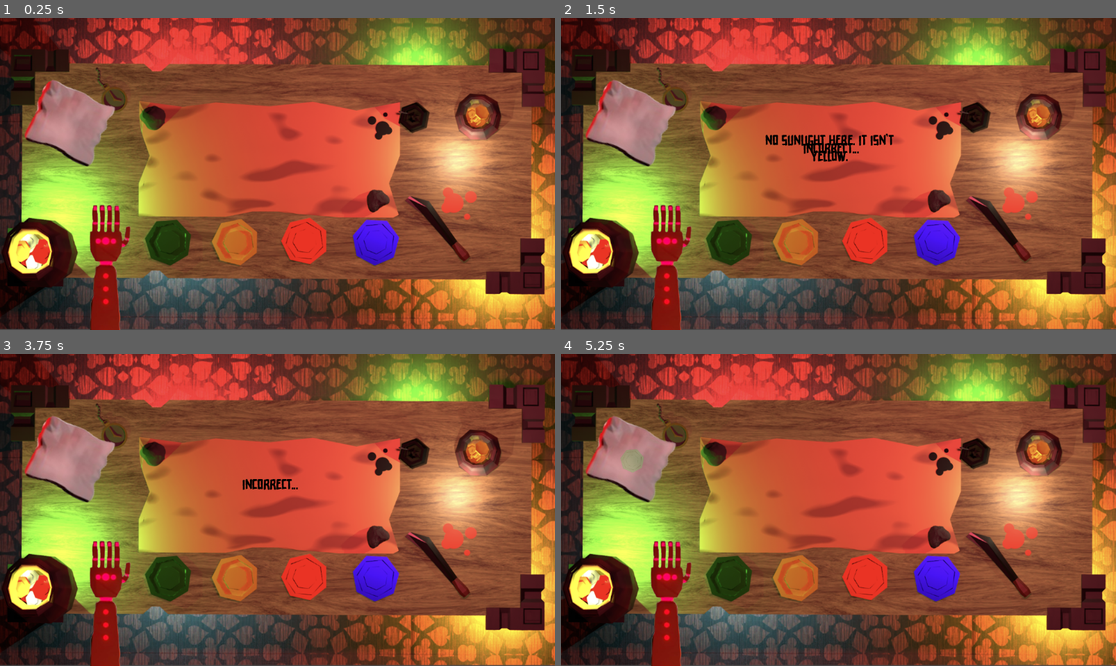
Above: before the commit, frames 1-4 (two rows, left to right).
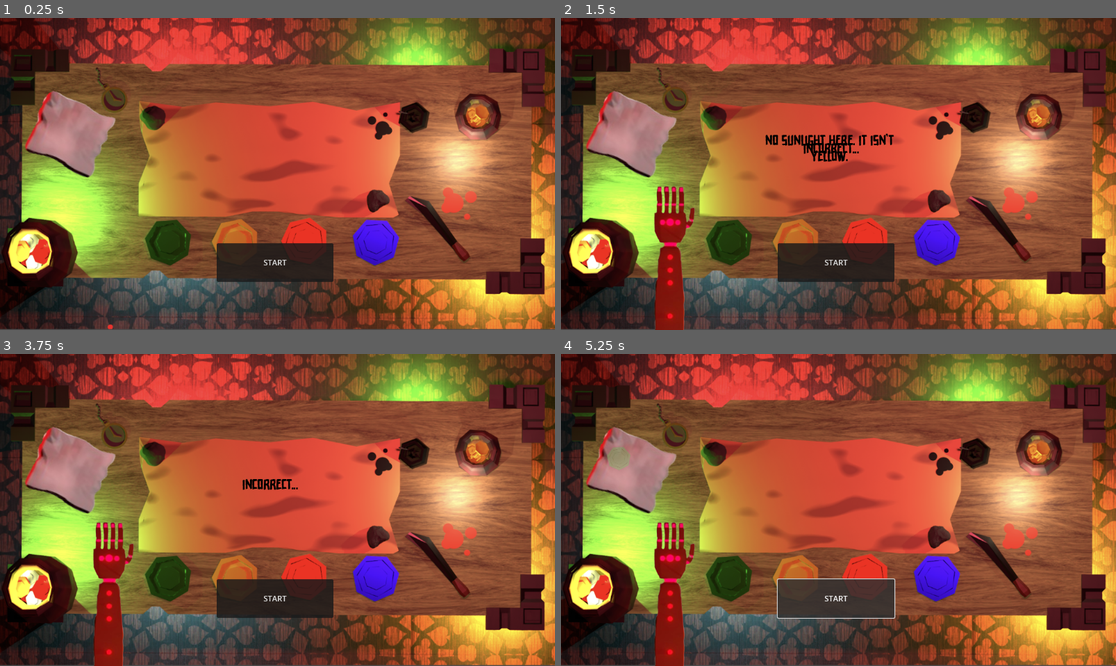
Above: after the commit, the same moments.

Repository: avanishbadhan/jumpstart
Game: Godot game, scene res://main.tscn
Two runs of this game, one before a commit and one after it. Both use one fixed random seed, a clock stepped at 60 frames per second and the inputs below.
Inputs (mouse positions are in pixels of both pictures, inside the frame that each line leads up to):
- Up to frame 1 (0.25 s): no input
- Up to frame 2 (1.5 s): click (999, 230) at 0.52 s; click (866, 239) at 1.27 s
- Up to frame 3 (3.75 s): click (371, 578) at 2.02 s; click (166, 578) at 2.77 s; click (233, 578) at 3.52 s
- Up to frame 4 (5.25 s): click (838, 597) at 4.25 s, where only the run after the commit has a clickable "START"; click (838, 597) at 5 s, where only the run after the commit has a clickable "START"

The runs differ from the first frame. In frame 1, 6.1% of the frame differs, in the area x 4-61%, y 19-100%; in frame 2, 5.7%; in frame 3, 5.7%; in frame 4, 6.1%.

Commit message:
hand semi-working

Diff:
--- a/hand.gd
+++ /dev/null
@@ -1,8 +0,0 @@
-extends Node2D
-
-@onready var sprite = $Hand/Sprite2D
-
-func _ready():
-	var random = randi() % 5
-	var new_texture = load("res://rock1.png")
-	sprite.texture = new_texture
--- a/main.tscn
+++ b/main.tscn
@@ -1,19 +1,18 @@
-[gd_scene load_steps=25 format=3 uid="uid://dtuqbrulfuv2l"]
+[gd_scene load_steps=24 format=3 uid="uid://dtuqbrulfuv2l"]
 
 [ext_resource type="Texture2D" uid="uid://dp30djxoa5p4x" path="res://bg3am.png" id="1_getpj"]
-[ext_resource type="Script" uid="uid://oa6oklbl8m10" path="res://player.gd" id="1_h2yge"]
 [ext_resource type="FontFile" uid="uid://bmknn1doccn3k" path="res://Ricebox Allcaps.ttf" id="3_2cqfq"]
 [ext_resource type="Script" uid="uid://chq7epkwhy0jq" path="res://popUp.gd" id="4_lquwl"]
 [ext_resource type="AudioStream" uid="uid://3nwfosqbtkbm" path="res://knife-stab-48222.mp3" id="5_7mycd"]
 [ext_resource type="AudioStream" uid="uid://vekqjcc1acls" path="res://music.mp3" id="5_lquwl"]
 [ext_resource type="AudioStream" uid="uid://cd81e71mo8b3y" path="res://knife-slice-41231.mp3" id="6_272bh"]
-[ext_resource type="Texture2D" uid="uid://cryrgso6mue5l" path="res://Screenshot_2025-09-28_at_3.01.31_AM-removebg-preview.png" id="8_getpj"]
 [ext_resource type="FontFile" uid="uid://cjuerbegjkp61" path="res://ricebox_allcaps/Ricebox Allcaps.ttf" id="10_getpj"]
 [ext_resource type="Script" uid="uid://cob4aae6gfgtq" path="res://red_select.gd" id="11_82xsv"]
 [ext_resource type="Script" uid="uid://dvfablkeqnyte" path="res://blue_select.gd" id="13_getpj"]
 [ext_resource type="Script" uid="uid://dceq2q76cdwwt" path="res://green_select.gd" id="15_ryguw"]
 [ext_resource type="Texture2D" uid="uid://058jq1c21eau" path="res://cloth.png" id="15_yaehf"]
 [ext_resource type="Script" uid="uid://guvljl36uocm" path="res://hidden_coin.gd" id="16_074og"]
+[ext_resource type="Script" uid="uid://bwqs3wttnaxo" path="res://start_button.gd" id="17_074og"]
 [ext_resource type="Script" uid="uid://5uy2mgiou4ud" path="res://yellow_select.gd" id="17_d13ii"]
 
 [sub_resource type="FontVariation" id="FontVariation_cegan"]
@@ -44,10 +43,6 @@
 offset_bottom = 646.0
 texture = ExtResource("1_getpj")
 expand_mode = 1
-
-[node name="player" type="CharacterBody2D" parent="."]
-position = Vector2(589, 234)
-script = ExtResource("1_h2yge")
 
 [node name="Control" type="Control" parent="."]
 layout_mode = 3
@@ -104,9 +99,8 @@
 position = Vector2(191, 275)
 
 [node name="Sprite2D" type="Sprite2D" parent="Hand"]
-position = Vector2(28.000004, 431)
+position = Vector2(35, 392)
 scale = Vector2(0.64627975, 0.6264554)
-texture = ExtResource("8_getpj")
 
 [node name="AudioStreamPlayer" type="AudioStreamPlayer" parent="."]
 stream = ExtResource("5_lquwl")
@@ -209,12 +203,12 @@
 theme_override_styles/focus = SubResource("StyleBoxEmpty_dg77c")
 
 [node name="HiddenCoin" type="Sprite2D" parent="."]
-position = Vector2(147, 222)
+position = Vector2(119, 217)
 scale = Vector2(0.3, 0.3)
 script = ExtResource("16_074og")
 
 [node name="cloth" type="Sprite2D" parent="."]
-position = Vector2(142, 216.99997)
+position = Vector2(143.00002, 240.00003)
 rotation = 0.4171337
 scale = Vector2(1.8931669, 1.7117524)
 texture = ExtResource("15_yaehf")
@@ -227,3 +221,11 @@
 offset_bottom = 315.0
 theme_override_fonts/font = SubResource("FontVariation_getpj")
 theme_override_font_sizes/font_size = 30
+
+[node name="StartButton" type="Button" parent="."]
+offset_left = 450.0
+offset_top = 468.0
+offset_right = 692.0
+offset_bottom = 548.0
+text = "START"
+script = ExtResource("17_074og")
--- a/player.gd
+++ /dev/null
@@ -1,5 +0,0 @@
-extends CharacterBody2D
-
-
-const SPEED = 0
-const JUMP_VELOCITY = 0
--- a/popUp.gd
+++ b/popUp.gd
@@ -4,7 +4,8 @@
 @onready var cutting = $"../machete/AudioStreamPlayer"
 @onready var slice = $"../machete/AudioStreamPlayer2"
 @onready var hiddenCoin = $"../../HiddenCoin"
-var fingers := 5
+@onready var hand = $"../../Hand/Sprite2D"
+var fingers = 6
 
 var blue_tTure = preload("res://blue_coin_better.png")
 var red_tTure = preload("res://red_coin_better.png")
@@ -14,6 +15,7 @@
 func _ready():
 	# In Godot 4, you don’t need to connect like this if you connected via the editor.
 	pressed.connect(_button_pressed)
+
 
 func _button_pressed():
 	popup_label.modulate = Color(0, 0, 0)
@@ -29,9 +31,19 @@
 		popup_label.text = "No sunlight here. It isn’t yellow."
 
 	var randomb = randi()%8
-
 	fingers -= 1
-	if fingers < 1:
+	if fingers == 5:
+		hand.texture = preload("res://Screenshot_2025-09-28_at_3.01.31_AM-removebg-preview.png")
+	elif fingers == 4:
+		hand.texture = preload("res://2.png")
+	elif fingers == 3:
+		hand.texture = preload("res://3.png")
+	elif fingers == 2:
+		hand.texture = preload("res://4.png")
+	elif fingers == 1:
+		hand.texture = preload("res://5.png")
+	elif fingers < 1:
+		hand.texture = preload("res://6.png")
 		match randomb:
 			0: popup_label.text = "That was the last one. You won’t be needing hands where you're going."
 			1: popup_label.text = "Guessing’s hard without fingers, isn’t it?"
@@ -43,6 +55,8 @@
 			7: popup_label.text = "Did you think this was fair?"
 	popup_label.visible = true
 
+	print(hand.texture)
+
 	var timer = get_tree().create_timer(3.0)
 	await timer.timeout
 	popup_label.visible = false
--- a/project.godot
+++ b/project.godot
@@ -18,7 +18,6 @@
 [autoload]
 
 Main="*res://main.tscn"
-HiddenCoin="*res://hidden_coin.gd"
 
 [input]
 
--- /dev/null
+++ b/start_button.gd
@@ -0,0 +1,12 @@
+extends Button
+@onready var screen = $"../StartScreen"
+
+# Called when the node enters the scene tree for the first time.
+func _ready() -> void:
+	pass # Replace with function body.
+
+
+# Called every frame. 'delta' is the elapsed time since the previous frame.
+func _button_pressed() -> void:
+	screen.visible = false
+	disabled = true
Binary file added: 1.png
Not shown, added: 1.png.import
Binary file added: 2.png
Not shown, added: 2.png.import
Binary file added: 3.png
Not shown, added: 3.png.import
Binary file added: 4.png
Not shown, added: 4.png.import
Binary file added: 5.png
Not shown, added: 5.png.import
Binary file added: 6.png
Not shown, added: 6.png.import
(and 5 more such lines)
